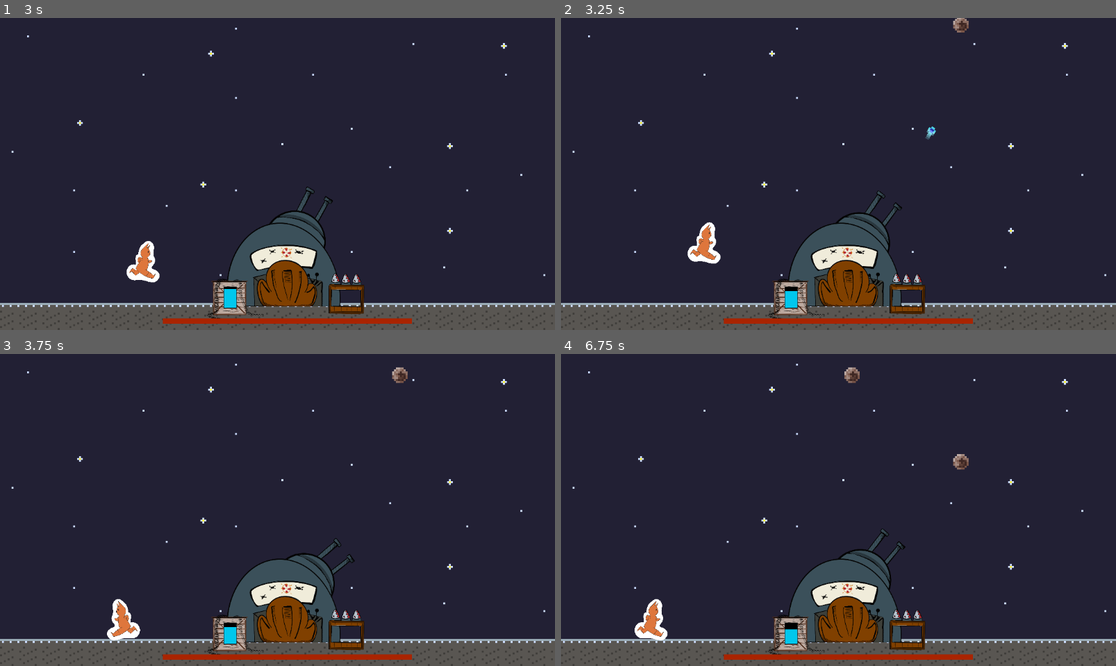
Above: before the commit, frames 1-4 (two rows, left to right).
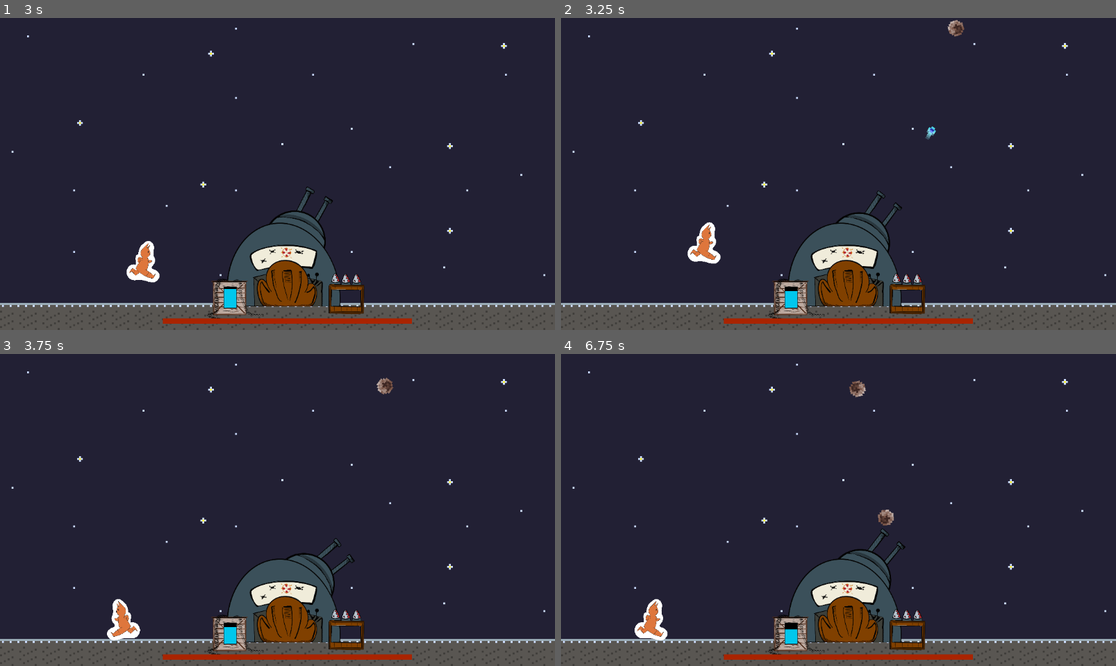
Above: after the commit, the same moments.

Repository: agoryu/galacticDefender
Game: Godot game, scene res://Level/Level.tscn
Two runs of this game, one before a commit and one after it. Both use one fixed random seed, a clock stepped at 60 frames per second and the inputs below.
Inputs:
- Up to frame 1 (3 s): tap Enter (ui_accept) at 0.5, 0.77, 1.52 s; hold Right (ui_right) 0.53-2.03 s; tap W (p2_accept) at 0.6, 2.85 s; tap A (p2_left) at 1.35 s; hold Left (ui_left) 2.03-2.78 s; hold D (p2_right) 2.03-2.78 s; hold Right (ui_right) from 2.78 s (still down)
- Up to frame 2 (3.25 s): keep holding Right (ui_right); tap Enter (ui_accept) at 3.02 s
- Up to frame 3 (3.75 s): keep holding Right (ui_right); hold A (p2_left) from 3.53 s (still down)
- Up to frame 4 (6.75 s): tap Enter (ui_accept) at 3.77, 4.52, 6.02 s; release Right (ui_right) at 4.28 s; release A (p2_left) at 4.28 s; hold Left (ui_left) 4.28-5.03 s; tap D (p2_right) at 4.35 s; hold Right (ui_right) 5.03-5.78 s; tap W (p2_accept) at 5.1 s; hold Left (ui_left) from 5.78 s (still down); tap A (p2_left) at 5.85 s; hold D (p2_right) from 6.53 s (still down)

Frame 1 is identical in both runs. In frame 2, 0.1% of the frame differs, in the area x 69-74%, y 0-7%; in frame 3, 0.2%; in frame 4, 0.5%, in the area x 51-74%, y 4-56%.

Commit message:
asteroids

Diff:
--- a/Character/Enemy/Asteroid.tscn
+++ b/Character/Enemy/Asteroid.tscn
@@ -11,6 +11,7 @@
 
 [node name="Asteroid" type="CharacterBody2D"]
 collision_layer = 4
+collision_mask = 0
 script = ExtResource("1_1130v")
 
 [node name="Sprite2D" type="Sprite2D" parent="."]
--- a/Character/Enemy/asteroid.gd
+++ b/Character/Enemy/asteroid.gd
@@ -1,11 +1,20 @@
 extends CharacterBody2D
 
-@export var speed = 1
+@export var speed = 100
+@export var rotationSpeed = 0.1
 @export var damage = 1
 @export var life = 1
+@export var orientation = 0.6
+var direction
+
+func _ready():
+	rotationSpeed = randf_range(-rotationSpeed, rotationSpeed)
+	direction = Vector2(randf_range(-orientation, orientation), 1).normalized()
 
 func _physics_process(delta: float) -> void:
-	position.y += speed
+	velocity = direction * speed
+	rotation += rotationSpeed
+	move_and_slide()
 
 func _on_visible_on_screen_notifier_2d_screen_exited() -> void:
 	queue_free()
Not shown: 1 places in Character/Worker/Worker.tscn that only renumber resources
